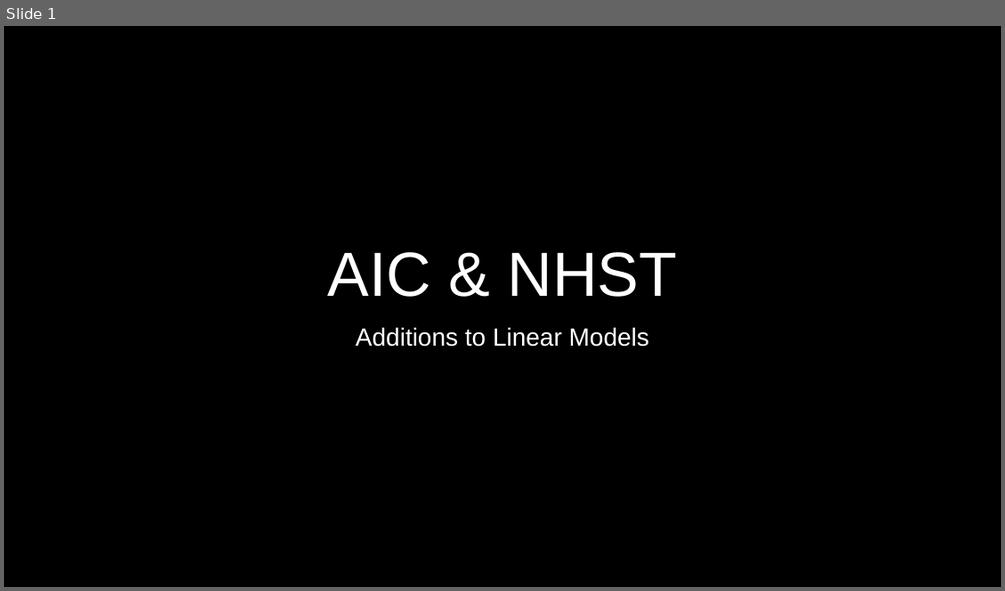
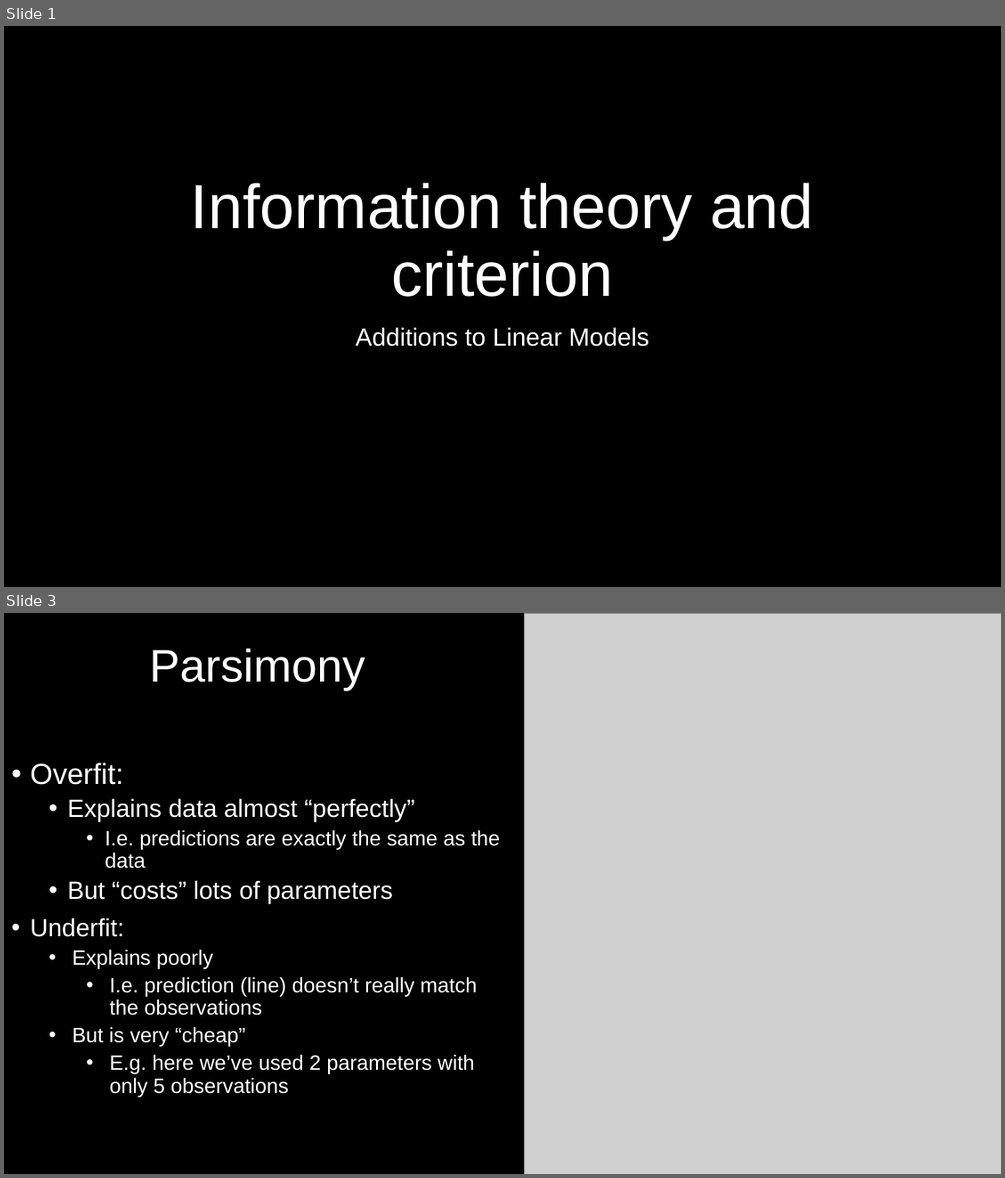
Before and after one commit to DeonRoos/stats-for-biologists, a slide deck: Lectures/Lecture 09.2 AIC.pptx. Shown one above the other, each under a label of ours: slide 1 before the commit, slides 1 and 3 after it; the slides between them are not shown. The pictures are 1005x591 and 1005x1178 pixels, drawn with LibreOffice and Linux fonts; fonts in the diff are those of the drawing; grey boxes stand for pictures. Boxes give left, top, right and bottom in pixels: in the first picture for what was removed or moved away, otherwise in the second. Text is boxed around its words. In the diff, an @@ line names an element or a change of style, - is before the commit and + after.

```diff
--- a/Lectures/Lecture 09.2 AIC.pptx
+++ b/Lectures/Lecture 09.2 AIC.pptx
@@ slide 3 added at bbox=[4, 613, 1001, 1174], background #000000 @@
@@ picture added at bbox=[524, 613, 1001, 1174] @@
@@ title added at bbox=[149, 648, 364, 690], 44 pt, text #FFFFFF @@
+Parsimony
@@ text added at bbox=[30, 763, 500, 1097], 20 pt, text #FFFFFF @@
+• Overfit:
+  • Explains data almost “perfectly”
+    • I.e. predictions are exactly the same as the data
+  • But “costs” lots of parameters
+• Underfit:
+  • Explains poorly
+    • I.e. prediction (line) doesn’t really match the observations
+  • But is very “cheap”
+    • E.g. here we’ve used 2 parameters with only 5 observations
@@ slide 1 changed as well @@
@@ title at bbox=[191, 183, 814, 297]: text changed @@
-AIC & NHST
+Information theory and criterion
```
Also in this commit, not shown: 10 other slides added, 4 slides removed, 13 other files.
